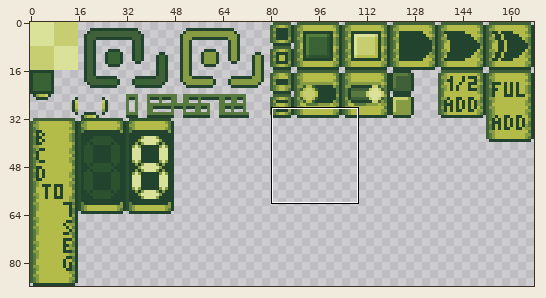
Two versions of one sprite sheet, assets/images/Sprites.png. The first picture is a wide view before the edit; the outline marks the close-up.
Close-up. Earlier state:
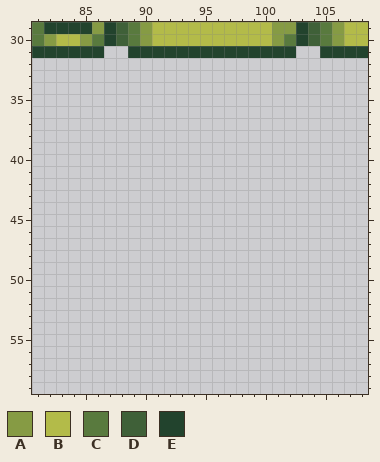
The file is 168x88 pixels. Colours within 5 levels of each other are drawn and written as one. Shown: x 81..108, y 29..59.
Palette (. is transparent): A #869b44  B #b3bb49  C #597a3e  D #3f6038  E #22432d
Pixels before, first column x 81:
29 CEEEEAEDCABBBBBBBBBBAAEDCABB
30 CABBACEDCABBBBBBBBBBACEDCABB
31 EEEEEE..EEEEEEEEEEEEEE..EEEE
After:
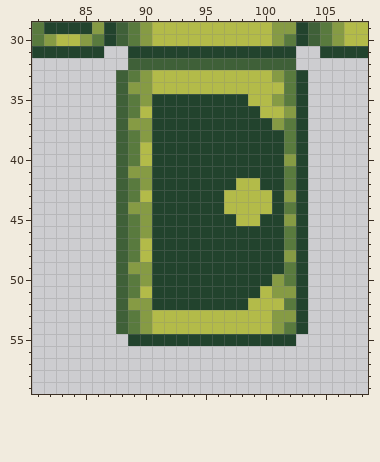
Difference:
y 32: x 89..102 .............. -> DDDDDDDDDDDDDD
y 33: x 88..103 ................ -> DCABBBBBBBBBBACE
y 34: x 88..103 ................ -> DAABBBBBBBBBBBCE
y 35: x 88..103 ................ -> DCAEEEEEEEEBBACE
y 36: x 88..103 ................ -> DCBEEEEEEEEEBBAE
y 37: x 88..103 ................ -> DAAEEEEEEEEEEACE
y 38: x 88..103 ................ -> DCAEEEEEEEEEEECE
y 39: x 88..103 ................ -> DCBEEEEEEEEEEECE
y 40: x 88..103 ................ -> DCBEEEEEEEEEEEAE
y 41: x 88..103 ................ -> DAAEEEEEEEEEEECE
y 42: x 88..103 ................ -> DCAEEEEEEEBBEECE
y 43: x 88..103 ................ -> DCBEEEEEEBBBBEAE
y 44: x 88..103 ................ -> DAAEEEEEEBBBBECE
y 45: x 88..103 ................ -> DCAEEEEEEEBBEEAE
y 46: x 88..103 ................ -> DCAEEEEEEEEEEECE
y 47: x 88..103 ................ -> DCBEEEEEEEEEEECE
y 48: x 88..103 ................ -> DCBEEEEEEEEEEEAE
y 49: x 88..103 ................ -> DAAEEEEEEEEEEECE
y 50: x 88..103 ................ -> DCAEEEEEEEEEEACE
y 51: x 88..103 ................ -> DCBEEEEEEEEEBAAE
y 52: x 88..103 ................ -> DAAEEEEEEEEBBBCE
y 53: x 88..103 ................ -> DCABBBBBBBBBBAAE
y 54: x 88..103 ................ -> DCABBBBBBBBBBACE
y 55: x 89..102 .............. -> EEEEEEEEEEEEEE
Pixel boxes of the changes (left, top, right, bottom) in both close-ups:
added: (116, 58, 308, 346)
